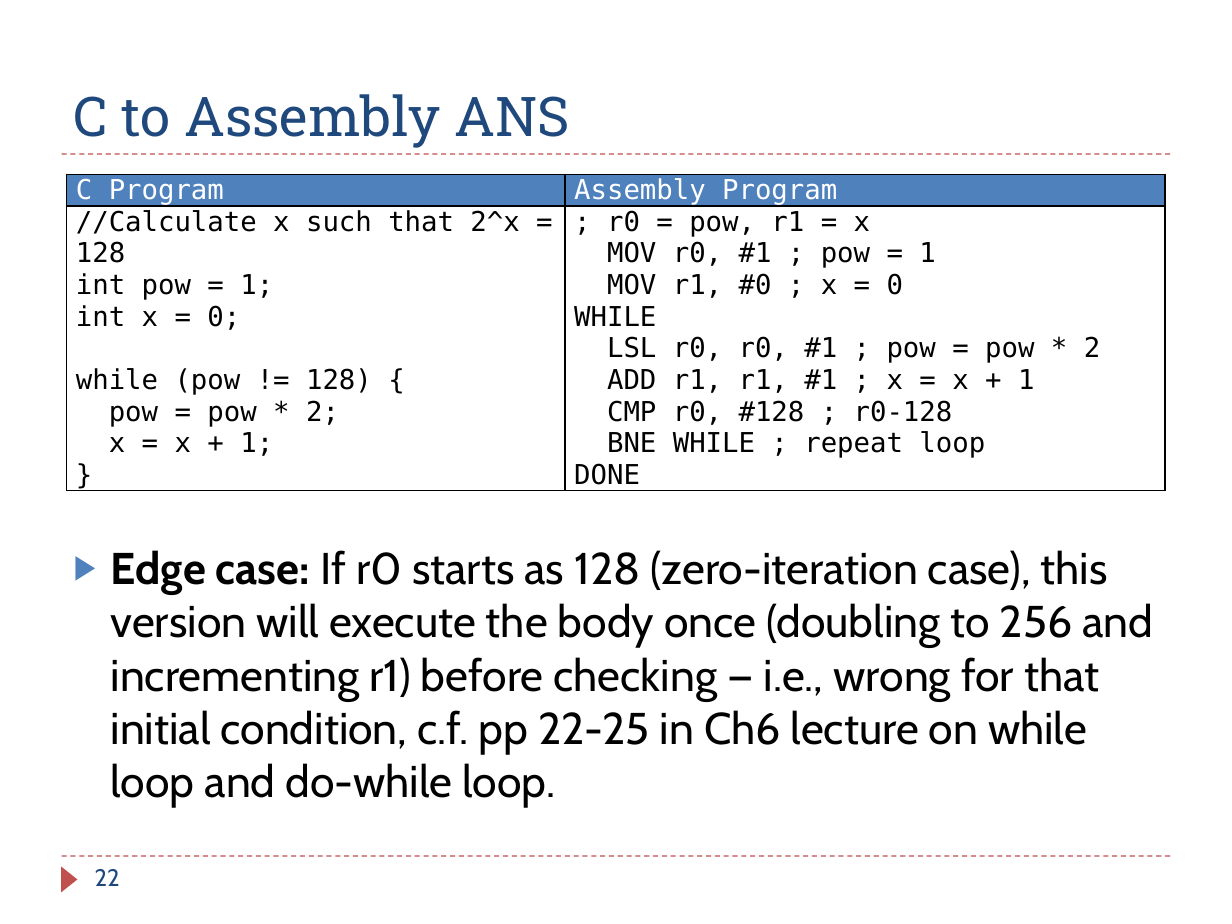
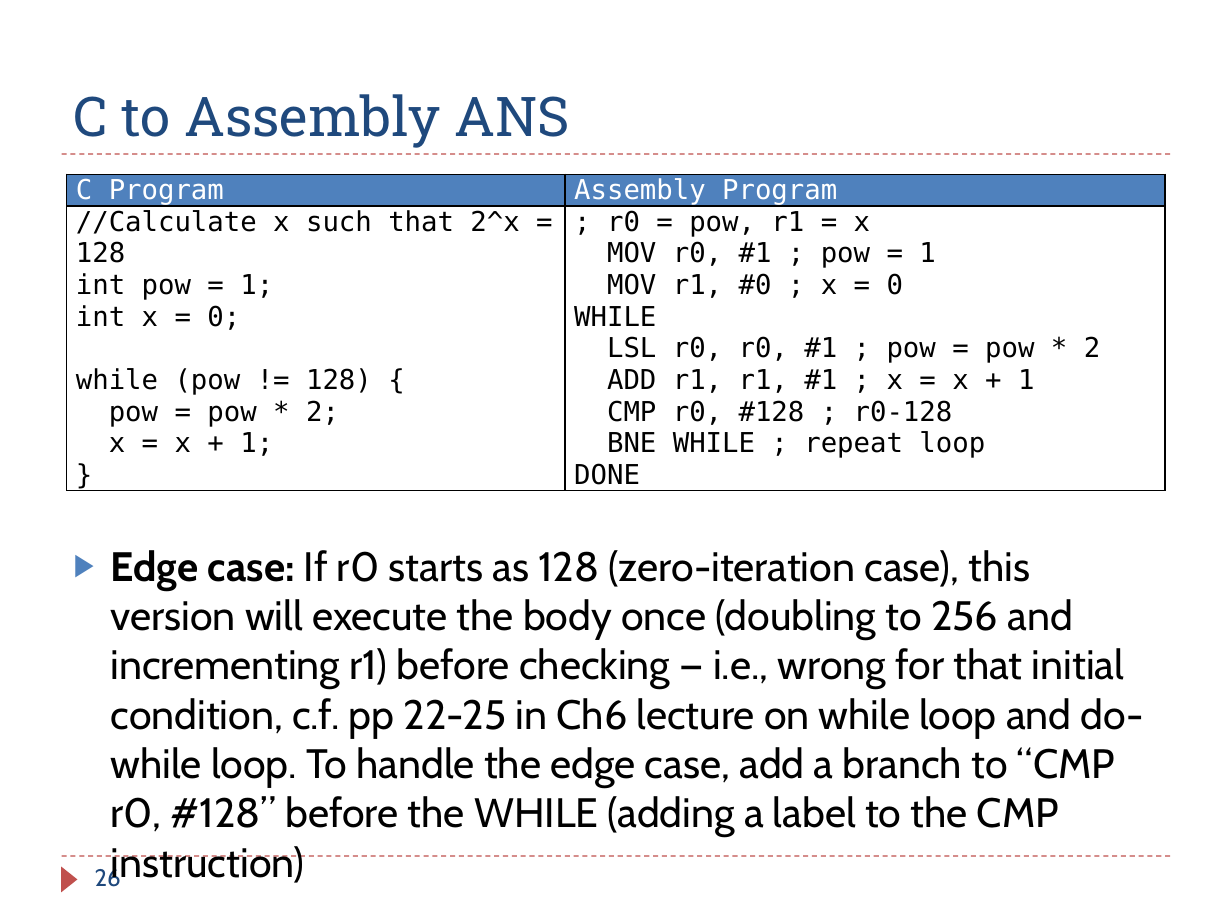
Before and after one commit to guhofstra/CSC111Fa25, a slide deck: slide 26 of PPTs/Ch6_ARM_Control_Flow_Exercises_ANS.pptx (slide 22 before the commit). Drawn at 1232x924 pixels with LibreOffice and Linux fonts; fonts in the diff are those of the drawing. Boxes give left, top, right and bottom in pixels: in the first picture for what was removed or moved away, otherwise in the second. Text is boxed around its words. In the diff, an @@ line names an element or a change of style, - is before the commit and + after.

```diff
--- a/PPTs/Ch6_ARM_Control_Flow_Exercises_ANS.pptx
+++ b/PPTs/Ch6_ARM_Control_Flow_Exercises_ANS.pptx
@@ text at (111,550,1144,837): text changed; size 26 to 24.1 pt @@
-▶ Edge case: If r0 starts as 128 (zero-iteration case), this version will execute the body once (doubling to 256 and incrementing r1) before checking — i.e., wrong for that initial condition, c.f. pp 22-25 in Ch6 lecture on while loop and do-while loop.
+▶ Edge case: If r0 starts as 128 (zero-iteration case), this version will execute the body once (doubling to 256 and incrementing r1) before checking — i.e., wrong for that initial condition, c.f. pp 22-25 in Ch6 lecture on while loop and do-while loop. To handle the edge case, add a branch to “CMP r0, #128” before the WHILE (adding a label to the CMP instruction)
@@ page number at (95,865,121,887): text changed @@
-22
+26
```
Also in this commit, not shown: 9 other slides changed, 4 slides added, 2 slides removed, 1 other file.
